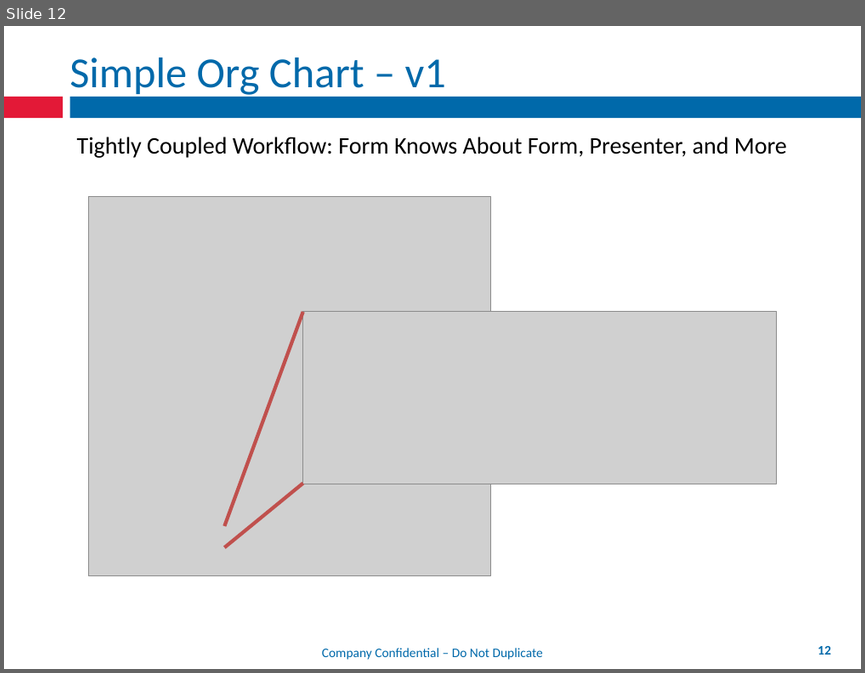
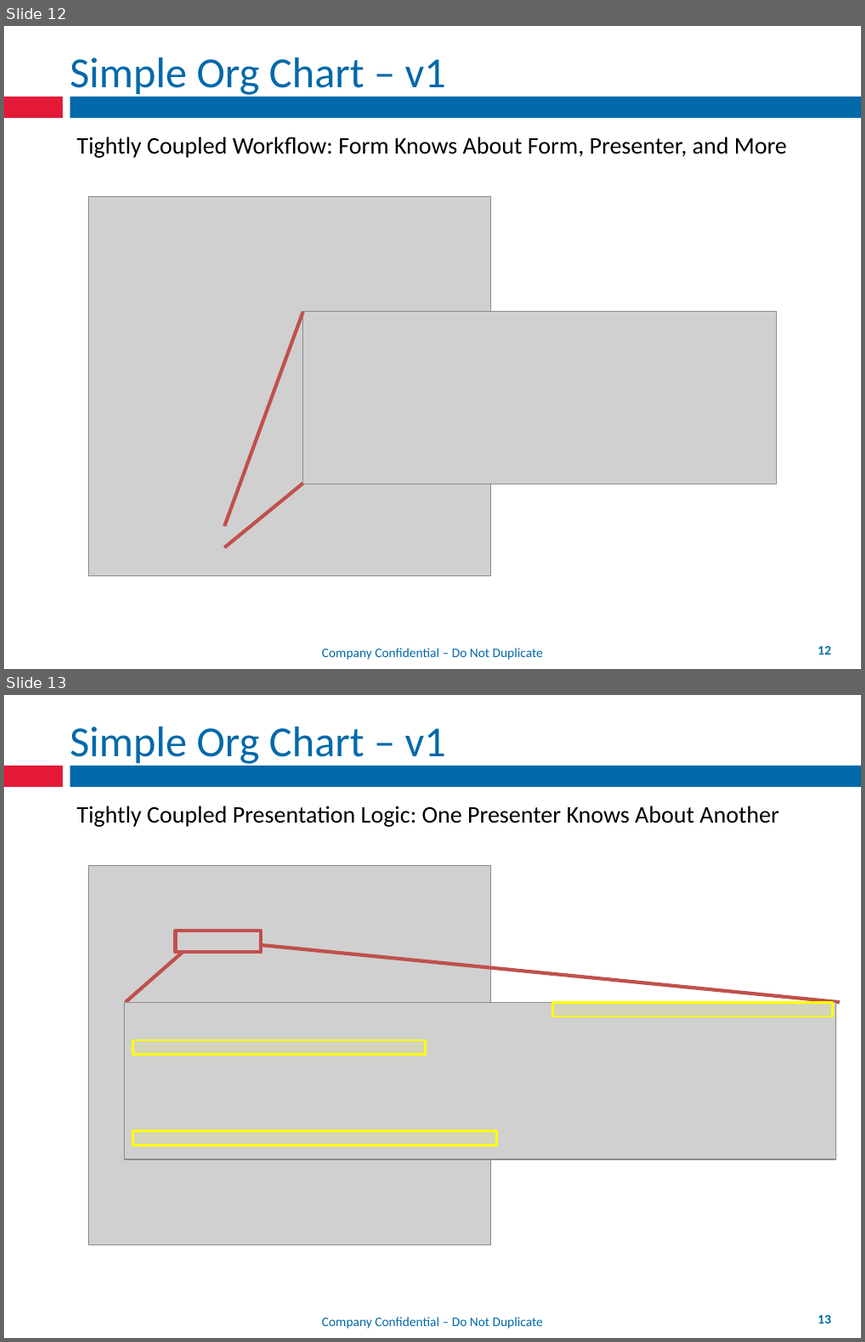
Before and after one commit to mxriverlynn/presentations-and-training, a slide deck: Decoupling Workflow With App Controler/Decoupling Workflow From Forms.pptx. Shown one above the other, each under a label of ours: slide 12 before the commit, slides 12 and 13 after it. The pictures are 865x673 and 865x1342 pixels, drawn with LibreOffice and Linux fonts; fonts in the diff are those of the drawing; grey boxes stand for pictures; background and template pictures are left out. Boxes give left, top, right and bottom in pixels: in the first picture for what was removed or moved away, otherwise in the second. Text is boxed around its words. In the diff, an @@ line names an element or a change of style, - is before the commit and + after.

```diff
--- a/Decoupling Workflow With App Controler/Decoupling Workflow From Forms.pptx
+++ b/Decoupling Workflow With App Controler/Decoupling Workflow From Forms.pptx
@@ slide 13 added at <box>4,695,861,1338</box>, background #FFFFFF; not listed: 4 template elements that a slide beside it also shows @@
@@ title added at <box>69,726,446,764</box>, 36 pt, text #0069AA @@
+Simple Org Chart – v1
@@ text added at <box>77,805,779,827</box>, 20 pt, text #000000 @@
+Tightly Coupled Presentation Logic: One Presenter Knows About Another
@@ group added at <box>89,866,840,1245</box>: 4 rectangles, 2 pictures, 2 lines @@
```
Also in this commit, not shown: 4 other slides added, 2 slides removed.
